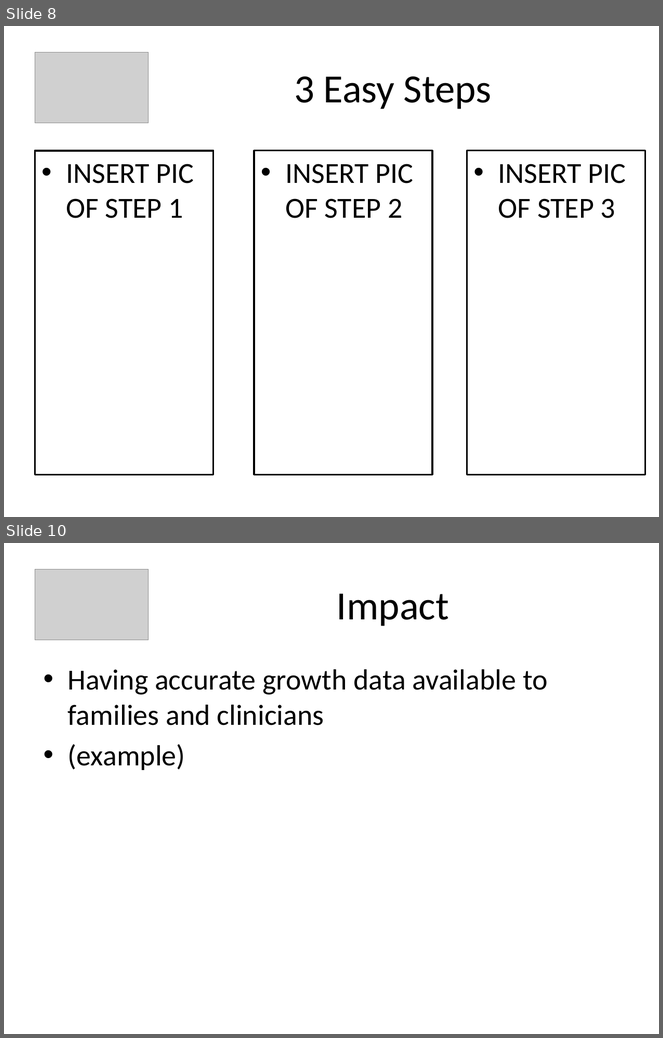
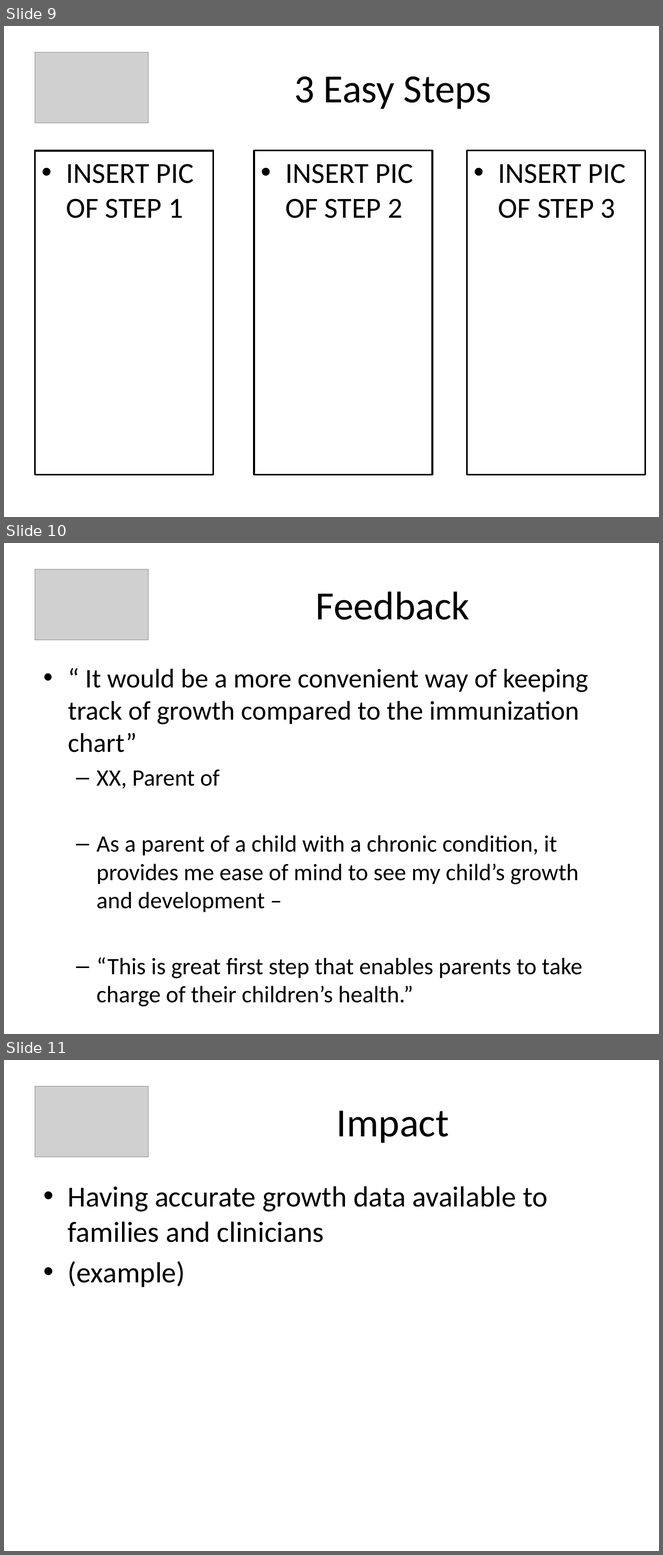
Before and after one commit to amanji/growthplot, a slide deck: PowerPoint Presentation/GrowthPlot_Presentation.pptx. Shown one above the other, each under a label of ours: slides 8 and 10 before the commit, slides 9, 10 and 11 after it; the slides between them are not shown. The pictures are 663x1038 and 663x1555 pixels, drawn with LibreOffice and Linux fonts; fonts in the diff are those of the drawing; grey boxes stand for pictures. Boxes give left, top, right and bottom in pixels: in the first picture for what was removed or moved away, otherwise in the second. Text is boxed around its words. In the diff, an @@ line names an element or a change of style, - is before the commit and + after.

```diff
--- a/PowerPoint Presentation/GrowthPlot_Presentation.pptx
+++ b/PowerPoint Presentation/GrowthPlot_Presentation.pptx
@@ slide 10 added at (4,543,659,1034), background #FFFFFF @@
@@ picture added at (35,569,148,640) @@
@@ title added at (316,591,470,620), 44 pt, text #000000 @@
+Feedback
@@ text added at (68,669,588,979), 25.9 pt, text #000000 @@
+• “ It would be a more convenient way of keeping track of growth compared to the immunization chart”
+  – XX, Parent of
+  – As a parent of a child with a chronic condition, it provides me ease of mind to see my child’s growth and development –
+  – “This is great first step that enables parents to take charge of their children’s health.”
@@ what was slide 8 is now slide 9 @@
@@ what was slide 10 is now slide 11 @@
```
Also in this commit, not shown: 3 slides changed, 2 other slides added, 3 slides removed.
